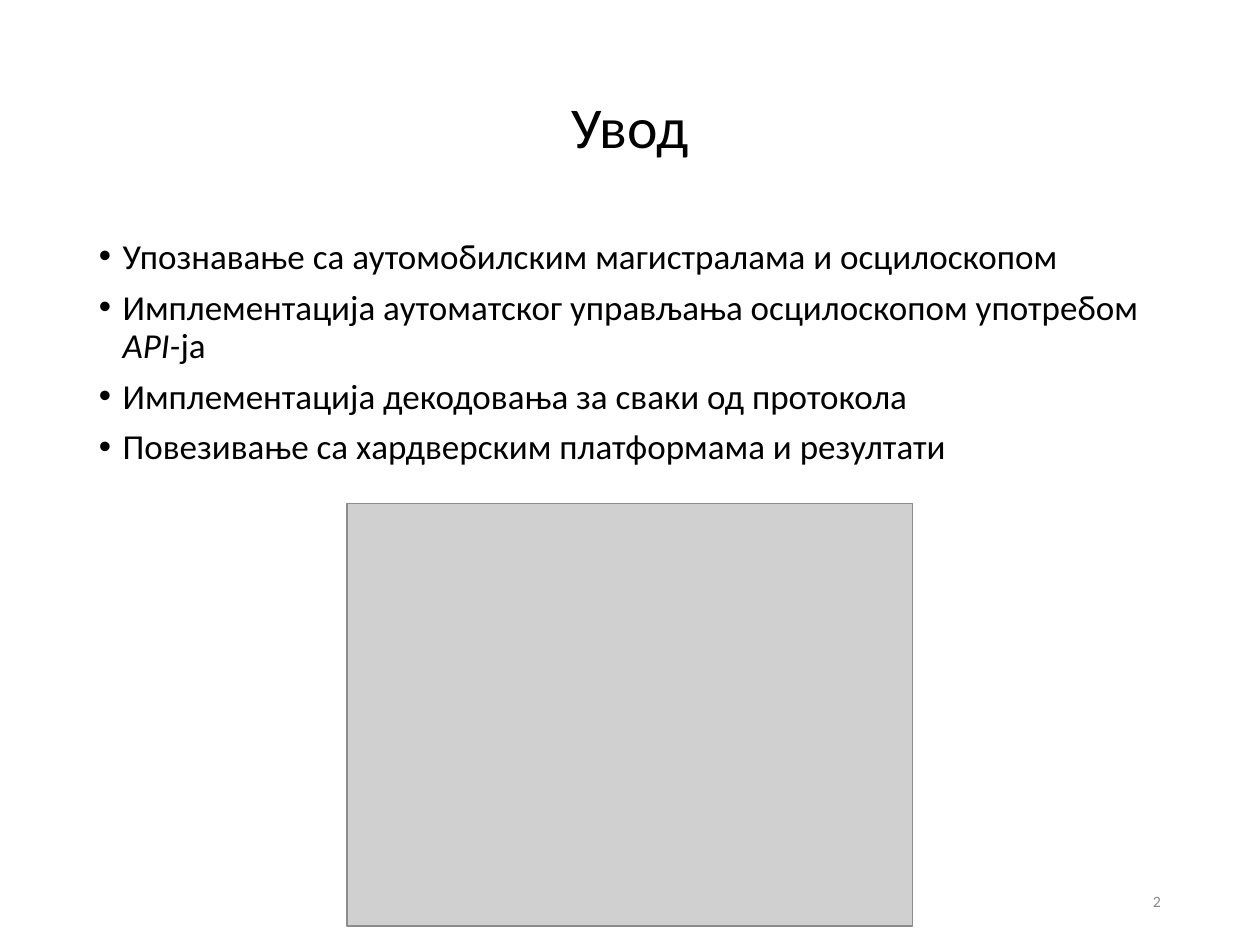
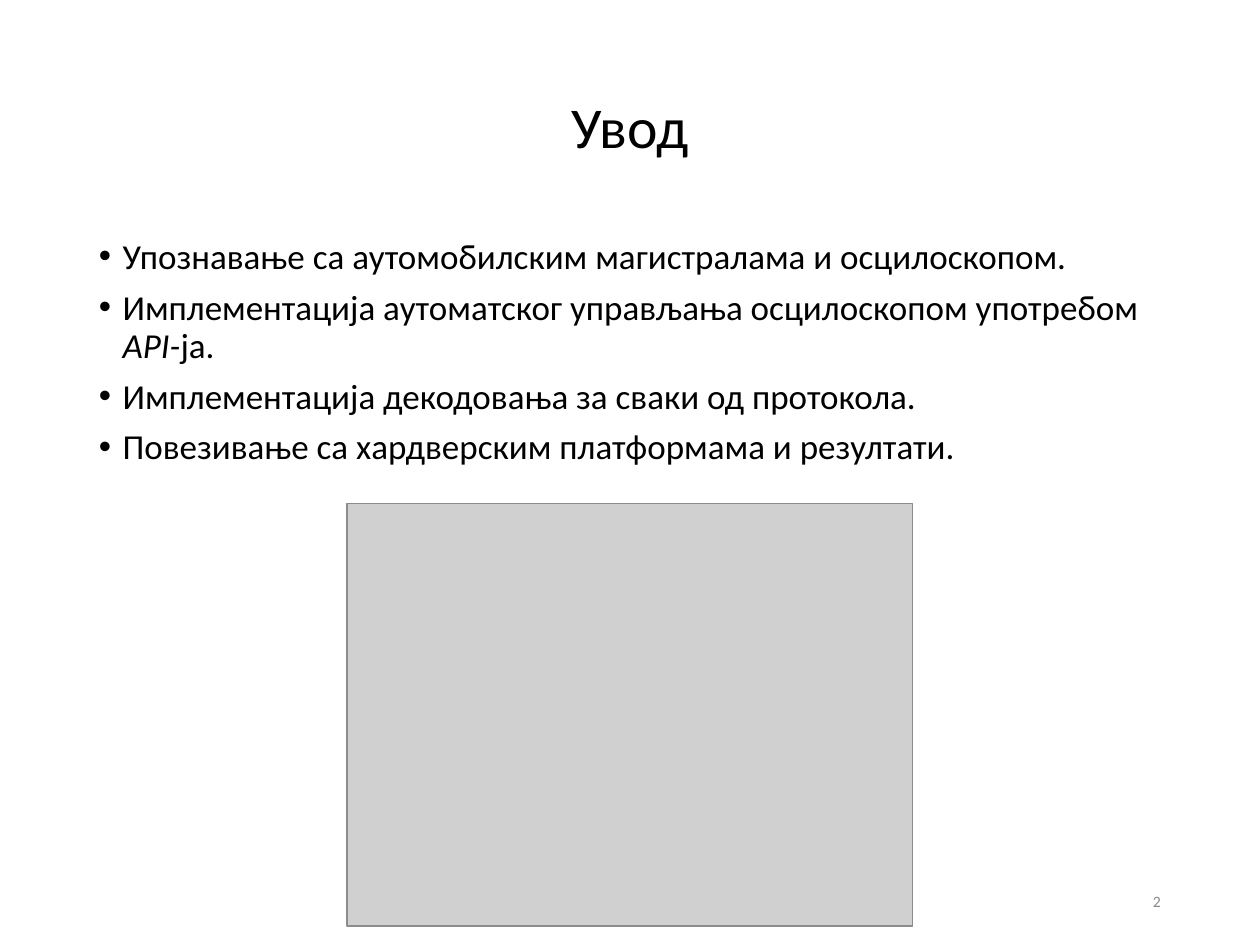
Before and after one commit to fjasic/bsc, a slide deck: slide 2 of documentation/Filip_Jasic_RA46-2014-prezentacija.ppt. Drawn at 1260x945 pixels with LibreOffice and Linux fonts; fonts in the diff are those of the drawing; grey boxes stand for pictures; background and template pictures are left out. Boxes give left, top, right and bottom in pixels: in the first picture for what was removed or moved away, otherwise in the second. Text is boxed around its words. In the diff, an @@ line names an element or a change of style, - is before the commit and + after.

```diff
--- a/documentation/Filip_Jasic_RA46-2014-prezentacija.ppt
+++ b/documentation/Filip_Jasic_RA46-2014-prezentacija.ppt
@@ text at (123,245,1138,465): text changed @@
-• Упознавање са аутомобилским магистралама и осцилоскопом
-• Имплементација аутоматског управљања осцилоскопом употребом API-ја
-• Имплементација декодовања за сваки од протокола
-• Повезивање са хардверским платформама и резултати
+• Упознавање са аутомобилским магистралама и осцилоскопом.
+• Имплементација аутоматског управљања осцилоскопом употребом API-ја.
+• Имплементација декодовања за сваки од протокола.
+• Повезивање са хардверским платформама и резултати.
```
Also in this commit, not shown: 8 other slides changed, 6 other files.
